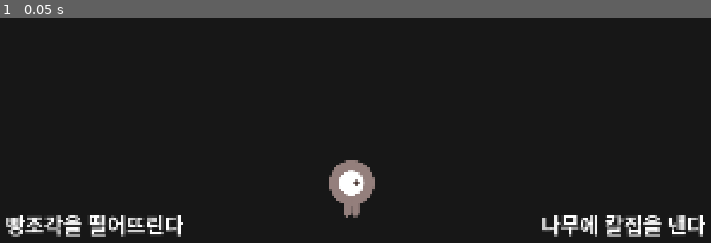
Above: before the commit, frame 1.
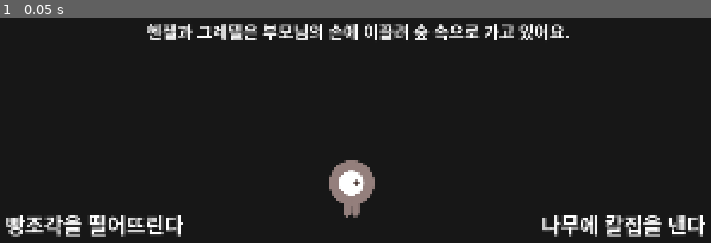
Above: after the commit, the same moment.

Repository: ParkSoeon/EyeTrackingReadingAssistance
Game: Godot game, scene res://scenes/choice.tscn
Two runs of this game, one before a commit and one after it. Both use one fixed random seed, a clock stepped at 60 frames per second and the inputs below. This scene is started directly instead of the project's main scene.
Inputs:
- Up to frame 1 (0.05 s): no input

The runs differ from the first frame. In frame 1, 2.4% of the frame differs, in the area x 20-81%, y 2-10%.

Commit message:
Feat: add story label

Diff:
--- a/demo/gdscripts/choice.gd
+++ b/demo/gdscripts/choice.gd
@@ -1,7 +1,7 @@
 extends Node
 
 
-#@onready var story_label = $StoryLabel
+@onready var story_label = $StoryLabel
 #@onready var background = $Background
 #@onready var character = $Character
 @onready var left_label = $Red/RedCollision/Label
@@ -23,8 +23,8 @@
 		print("err")
 		return
 	# 텍스트 출력
-	#story_label.text = data.get("text", "")
-	print(data.get("text", ""))
+	story_label.text = data.get("text", "")
+	#print(data.get("text", ""))
 
 	prompt = data.get("prompt","")
 
--- a/demo/scenes/choice.tscn
+++ b/demo/scenes/choice.tscn
@@ -22,6 +22,9 @@
 
 [sub_resource type="RectangleShape2D" id="RectangleShape2D_jt4bu"]
 size = Vector2(59, 1080)
+
+[sub_resource type="LabelSettings" id="LabelSettings_jt4bu"]
+font_size = 40
 
 [node name="Choice" type="Node"]
 script = ExtResource("1_ycxmd")
@@ -114,6 +117,18 @@
 [node name="CollisionShape2D" type="CollisionShape2D" parent="BluePortal"]
 shape = SubResource("RectangleShape2D_jt4bu")
 
+[node name="StoryLabel" type="Label" parent="."]
+anchors_preset = 10
+anchor_right = 1.0
+offset_left = 598.0
+offset_top = 137.0
+offset_right = -586.0
+offset_bottom = 425.0
+grow_horizontal = 2
+text = "asdasd"
+label_settings = SubResource("LabelSettings_jt4bu")
+horizontal_alignment = 1
+
 [connection signal="area_entered" from="Blue" to="." method="_on_blue_area_entered"]
 [connection signal="area_entered" from="Red" to="." method="_on_red_area_entered"]
 [connection signal="finish" from="HUD" to="." method="_on_hud_finish"]
Not shown: 1 places in demo/scenes/choice.tscn that only renumber resources
